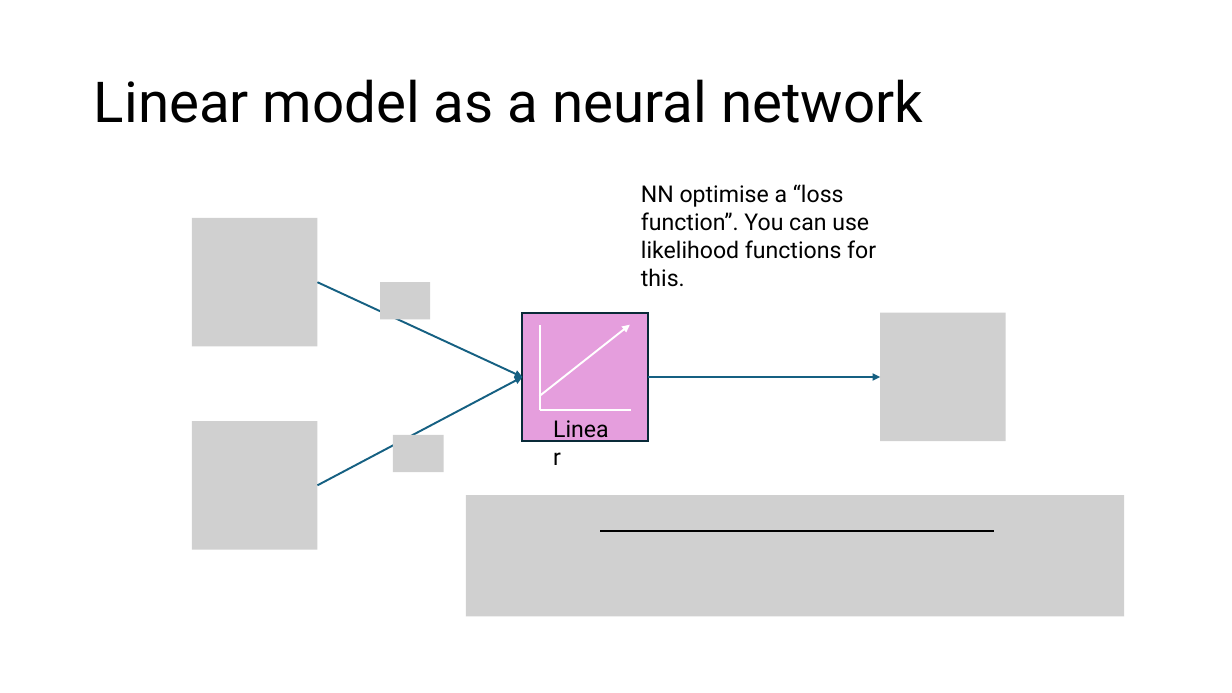
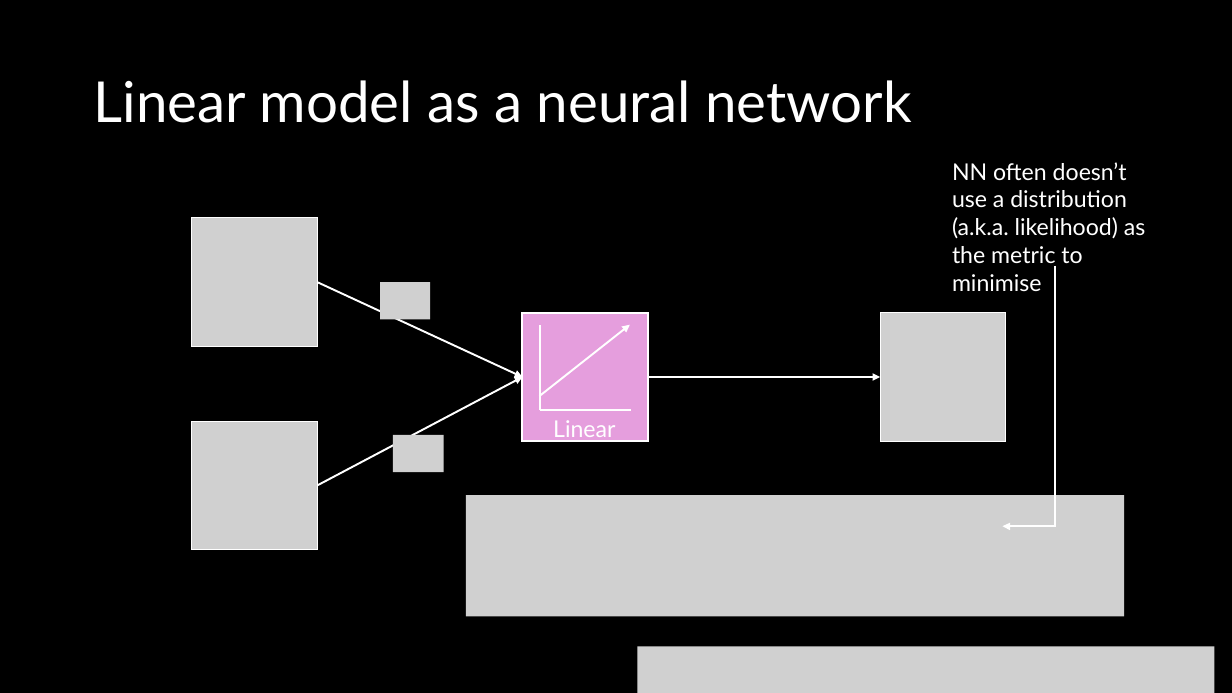
Before and after one commit to DeonRoos/stats-for-biologists, a slide deck: slide 20 of Lectures/BI3010 Lecture XX Large Language Models.pptx (slide 15 before the commit). Drawn at 1232x693 pixels with LibreOffice and Linux fonts; fonts in the diff are those of the drawing; grey boxes stand for pictures. Boxes give left, top, right and bottom in pixels: in the first picture for what was removed or moved away, otherwise in the second. Text is boxed around its words. In the diff, an @@ line names an element or a change of style, - is before the commit and + after.

```diff
--- a/Lectures/BI3010 Lecture XX Large Language Models.pptx
+++ b/Lectures/BI3010 Lecture XX Large Language Models.pptx
@@ background #FFFFFF to #000000 @@
@@ title "Linear model as a neural ..." at (94,80,912,123): font Roboto to Lato, text colour #000000 to #FFFFFF @@
@@ text added at (952,162,1145,269), 18 pt, text #FFFFFF @@
+NN often doesn’t use a distribution (a.k.a. likelihood) as the metric to minimise
@@ text removed at (641,184,876,287) @@
-NN optimise a “loss function”. You can use likelihood functions for this.
@@ elbow arrow added from (1055, 266) to (1003, 527), #FFFFFF 1.5 pt @@
@@ arrow (318, 282) - (522, 377): stroke #156082 1.5 pt to #FFFFFF 1.5 pt @@
@@ rectangle at (522,312,648,441): outline #092A39 1.5 pt to #FFFFFF 1.5 pt @@
@@ arrow (318, 485) - (522, 377): stroke #156082 1.5 pt to #FFFFFF 1.5 pt @@
@@ arrow (648, 377) - (881, 377): stroke #156082 1.5 pt to #FFFFFF 1.5 pt @@
@@ text "Linear" at (553,420,615,443): font Roboto to Lato, text colour #000000 to #FFFFFF @@
@@ line removed from (601, 531) to (994, 531) @@
@@ picture added at (638,647,1214,693) @@
```
Also in this commit, not shown: 32 other slides changed, 13 slides added, 3 slides removed, 23 other files.
